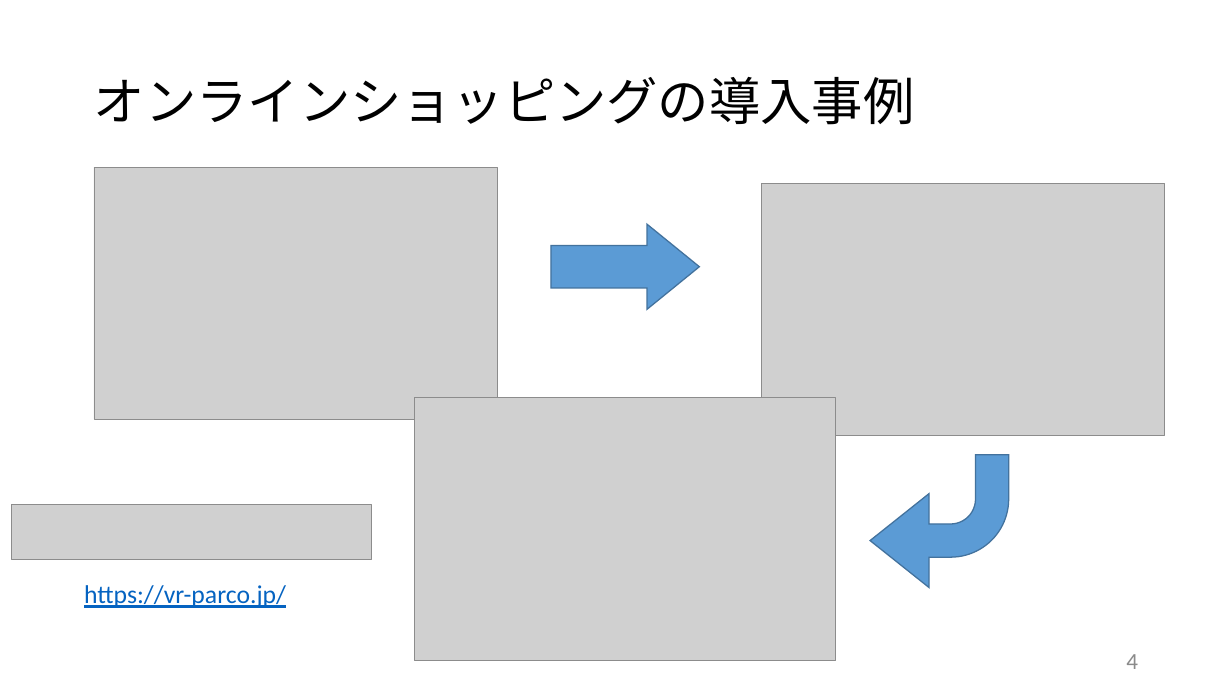
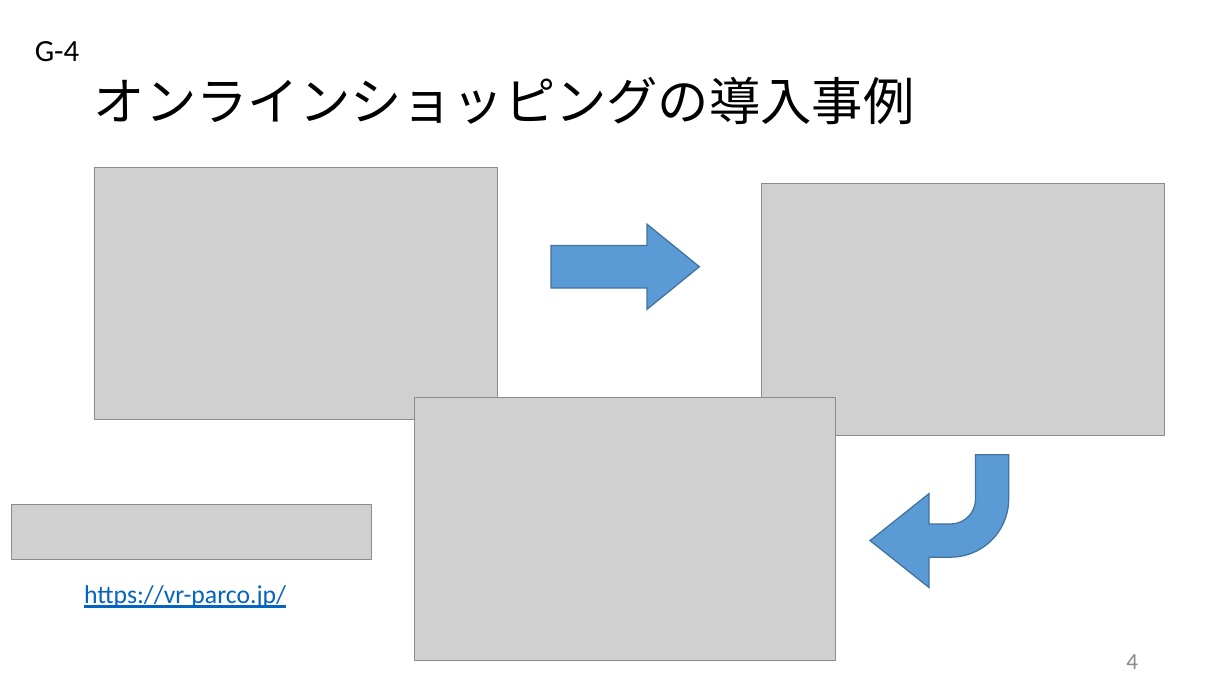
Before and after one commit to yamako0/dissertation, a slide deck: slide 4 of スライド/20170720_中間発表.pptx. Drawn at 1232x693 pixels with LibreOffice and Linux fonts; fonts in the diff are those of the drawing; grey boxes stand for pictures. Boxes give left, top, right and bottom in pixels: in the first picture for what was removed or moved away, otherwise in the second. Text is boxed around its words. In the diff, an @@ line names an element or a change of style, - is before the commit and + after.

```diff
--- a/スライド/20170720_中間発表.pptx
+++ b/スライド/20170720_中間発表.pptx
@@ text added at <box>35,41,79,62</box>, 24 pt, text #000000 @@
+G-4
```
Also in this commit, not shown: 7 other slides changed.
